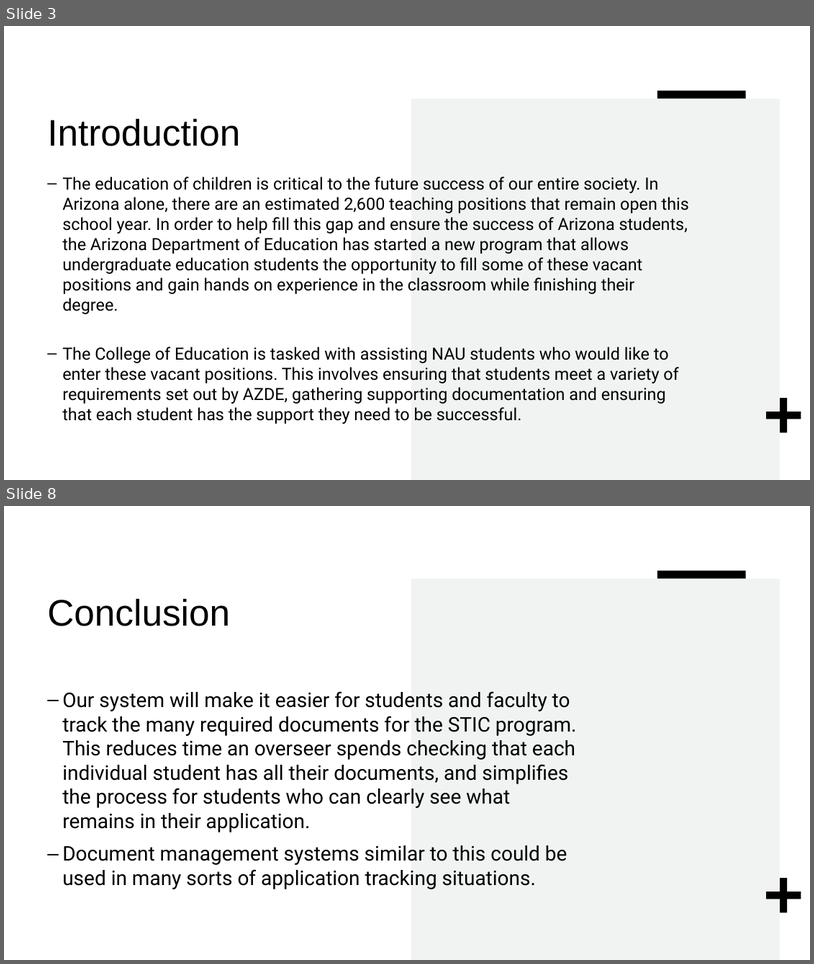
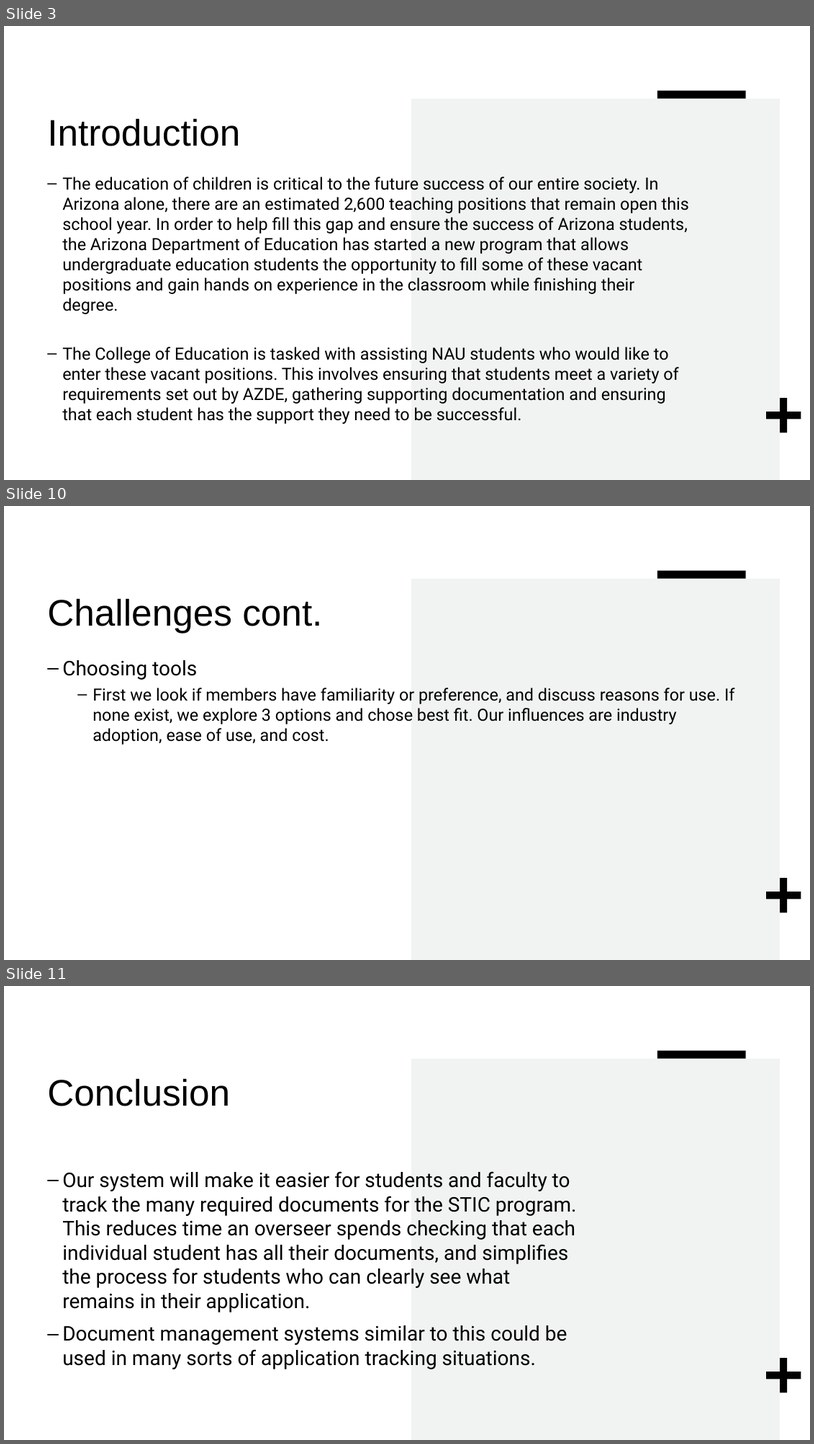
Before and after one commit to TeacherTodo/Deliverables, a slide deck: Teacher To-Do Mini Intro.pptx. Shown one above the other, each under a label of ours: slides 3 and 8 before the commit, slides 3, 10 and 11 after it; the slides between them are not shown. The pictures are 814x964 and 814x1444 pixels, drawn with LibreOffice and Linux fonts; fonts in the diff are those of the drawing. Boxes give left, top, right and bottom in pixels: in the first picture for what was removed or moved away, otherwise in the second. Text is boxed around its words. In the diff, an @@ line names an element or a change of style, - is before the commit and + after.

Commit message:
Update Teacher To-Do Mini Intro.pptx
Added section regarding  solutions and challenges

```diff
--- a/Teacher To-Do Mini Intro.pptx
+++ b/Teacher To-Do Mini Intro.pptx
@@ slide 10 added at <box>4,506,810,960</box>, background #FFFFFF; not listed: 3 template elements that a slide beside it also shows @@
@@ title added at <box>47,598,322,633</box>, 44 pt, text #000000 @@
+Challenges cont.
@@ text added at <box>62,660,735,744</box>, 20 pt, text #000000 @@
+– Choosing tools
+  – First we look if members have familiarity or preference, and discuss reasons for use. If none exist, we explore 3 options and chose best fit. Our influences are industry adoption, ease of use, and cost.
@@ what was slide 8 is now slide 11 @@
```
Also in this commit, not shown: 4 slides changed, 3 other slides added, 1 slide removed.
